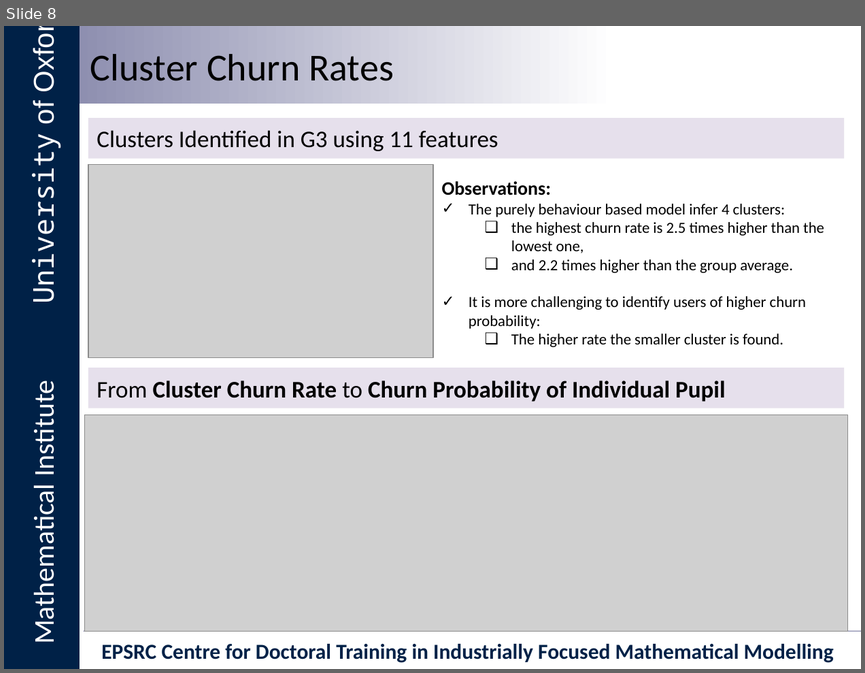
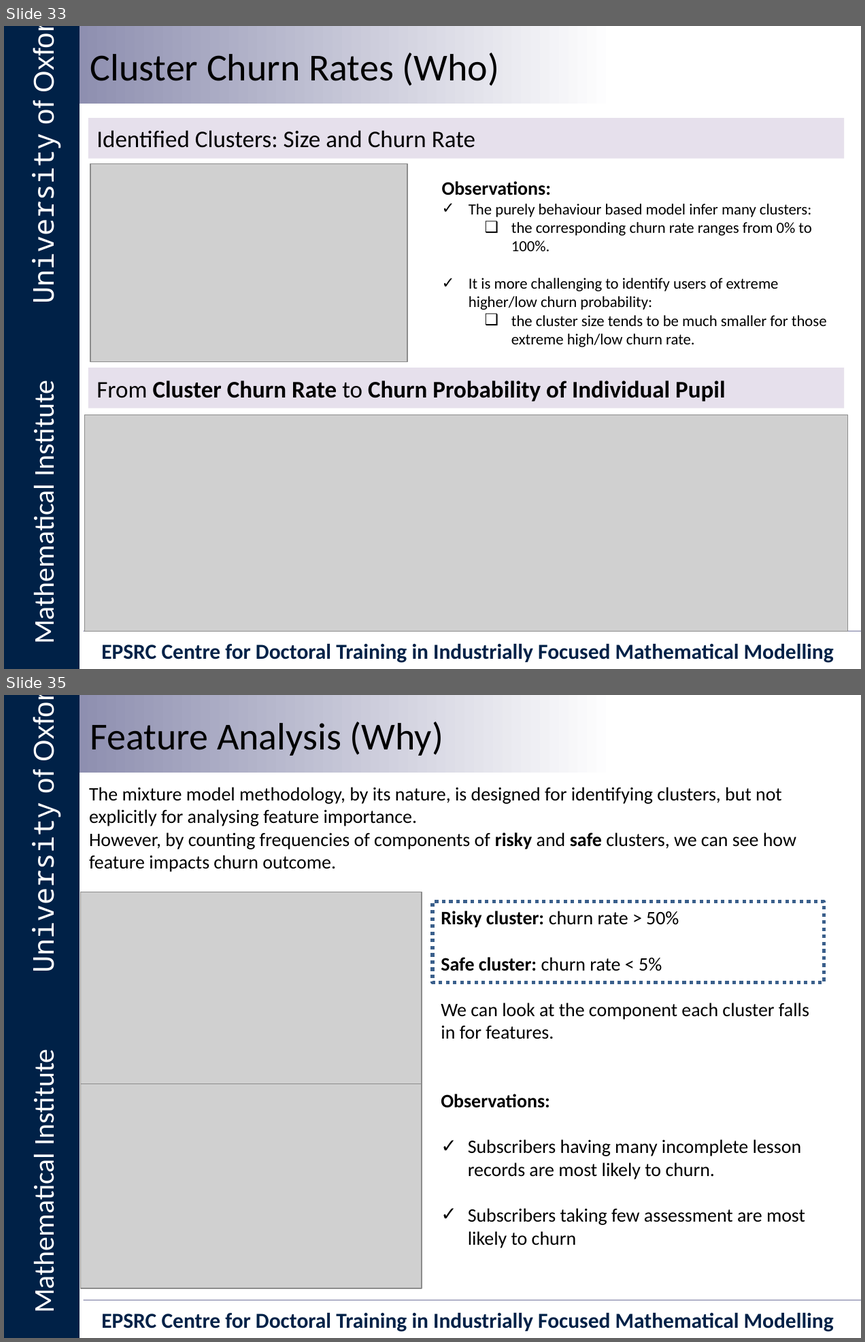
Before and after one commit to vicaws/Whizz, a slide deck: Slides/Whizz_oxford.pptx. Shown one above the other, each under a label of ours: slide 8 before the commit, slides 33 and 35 after it; the slides between them are not shown. The pictures are 865x673 and 865x1342 pixels, drawn with LibreOffice and Linux fonts; fonts in the diff are those of the drawing; grey boxes stand for pictures; background and template pictures are left out. Boxes give left, top, right and bottom in pixels: in the first picture for what was removed or moved away, otherwise in the second. Text is boxed around its words. In the diff, an @@ line names an element or a change of style, - is before the commit and + after.

```diff
--- a/Slides/Whizz_oxford.pptx
+++ b/Slides/Whizz_oxford.pptx
@@ slide 35 added at [4,695,861,1338], background #FFFFFF; not listed: 6 template elements that a slide beside it also shows @@
@@ title added at [90,722,444,756], 32 pt, text #000000 @@
+Feature Analysis (Why)
@@ text added at [89,787,796,872], 16 pt, text #000000 @@
+The mixture model methodology, by its nature, is designed for identifying clusters, but not explicitly for analysing feature importance.
+However, by counting frequencies of components of risky and safe clusters, we can see how feature impacts churn outcome.
@@ picture added at [81,892,422,1097] @@
@@ rectangle added at [432,902,824,982], outline #3A5F8C 3 pt dashed @@
@@ text added at [441,911,809,1248], 16 pt, text #000000 @@
+Risky cluster: churn rate > 50%
+Safe cluster: churn rate < 5%
+We can look at the component each cluster falls in for features.
+Observations:
+✓ Subscribers having many incomplete lesson records are most likely to churn.
+✓ Subscribers taking few assessment are most likely to churn
@@ picture added at [81,1083,422,1288] @@
@@ what was slide 8 is now slide 33 @@
@@ slide 33 changed as well @@
@@ title at [90,53,500,86]: text changed @@
-Cluster Churn Rates
+Cluster Churn Rates (Who)
@@ text at [96,130,475,148]: text changed @@
-Clusters Identified in G3 using 11 features
+Identified Clusters: Size and Churn Rate
@@ picture: place and size @@
-picture at [88,164,433,358]
+picture at [90,164,407,362]
@@ text at [468,203,827,347]: text changed @@
-✓ The purely behaviour based model infer 4 clusters:
-  ❑ the highest churn rate is 2.5 times higher than the lowest one,
-  ❑ and 2.2 times higher than the group average.
-✓ It is more challenging to identify users of higher churn probability:
-  ❑ The higher rate the smaller cluster is found.
+✓ The purely behaviour based model infer many clusters:
+  ❑ the corresponding churn rate ranges from 0% to 100%.
+✓ It is more challenging to identify users of extreme higher/low churn probability:
+  ❑ the cluster size tends to be much smaller for those extreme high/low churn rate.
```
Also in this commit, not shown: 5 other slides changed, 43 other slides added, 4 slides removed, 24 other files.
